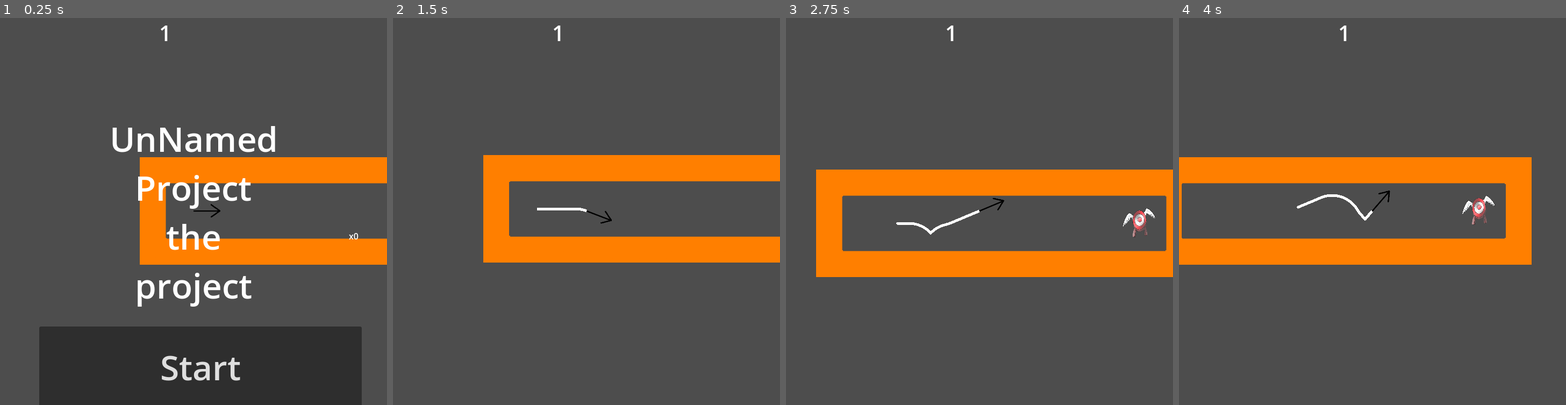
Above: before the commit, frames 1-4 (left to right).
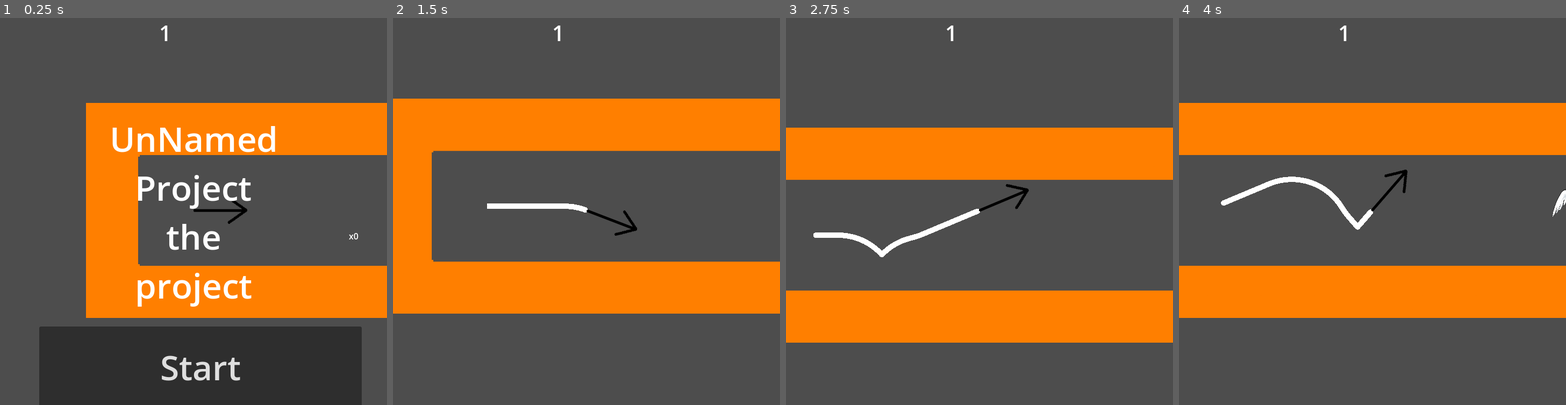
Above: after the commit, the same moments.

Repository: zazak03/jamimag
Game: Godot game, scene res://levels/level_one.tscn
The game is run twice, just before and just after one commit, with the same random seed, the same clock (stepped at 60 frames per second) and the same inputs.
Inputs:
- Up to frame 1 (0.25 s): no input
- Up to frame 2 (1.5 s): click "Start" at 0.5 s; hold Right (turn_clockwise) from 1.28 s (still down)
- Up to frame 3 (2.75 s): release Right (turn_clockwise) at 2.03 s; tap Left (turn_counterclockwise) at 2.1 s
- Up to frame 4 (4 s): hold Right (turn_clockwise) 2.78-3.53 s; tap Left (turn_counterclockwise) at 3.6 s

The runs differ from the first frame. In frame 1, 33% of the frame differs, in the area x 22-100%, y 21-78%; in frame 2, 41%, in the area x 0-100%, y 20-77%; in frame 3, 37%; in frame 4, 41%.

Commit message:
fix merge

Diff:
--- a/levels/level_one.tscn
+++ b/levels/level_one.tscn
@@ -31,3 +31,5 @@
 [connection signal="cible_atteinte" from="cible" to="CanvasLayer" method="_on_cible_cible_atteinte"]
 [connection signal="timeout" from="DeincrementTimer" to="." method="_on_deincrement_timer_timeout"]
 [connection signal="start_game" from="CanvasLayer" to="." method="_on_canvas_layer_start_game"]
+
+[editable path="Fleche_complet"]
--- a/scenes/ennemy.tscn
+++ b/scenes/ennemy.tscn
@@ -74,7 +74,7 @@
 [node name="ennemy_oriantation" type="Node2D" parent="ennemy"]
 
 [node name="bullet_start" type="Node2D" parent="ennemy/ennemy_oriantation"]
-position = Vector2(100, 0)
+position = Vector2(150, 0)
 
 [node name="Timer" type="Timer" parent="ennemy"]
 autostart = true
--- a/scenes/fleche_complet.tscn
+++ b/scenes/fleche_complet.tscn
@@ -27,7 +27,6 @@
 
 [node name="Camera" type="Camera2D" parent="fleche"]
 position = Vector2(0, 2)
-zoom = Vector2(0.5, 0.5)
 
 [node name="FlecheHitbox" type="CollisionPolygon2D" parent="fleche"]
 position = Vector2(49.8, -3.3)
--- a/scripts/ennemy_follow.gd
+++ b/scripts/ennemy_follow.gd
@@ -9,8 +9,6 @@
 	$ennemy.target = target
 	$ennemy/Timer.wait_time = vitesse_de_tire
 	$ennemy/Timer.start(0)
-	$ennemy.global_rotation = 0
-	$ennemy.rotate(get_angle_to(target.global_position))
 
 # Called every frame. 'delta' is the elapsed time since the previous frame.
 func _process(delta):
Not shown: 1 places in scenes/fleche_complet.tscn that only renumber resources
